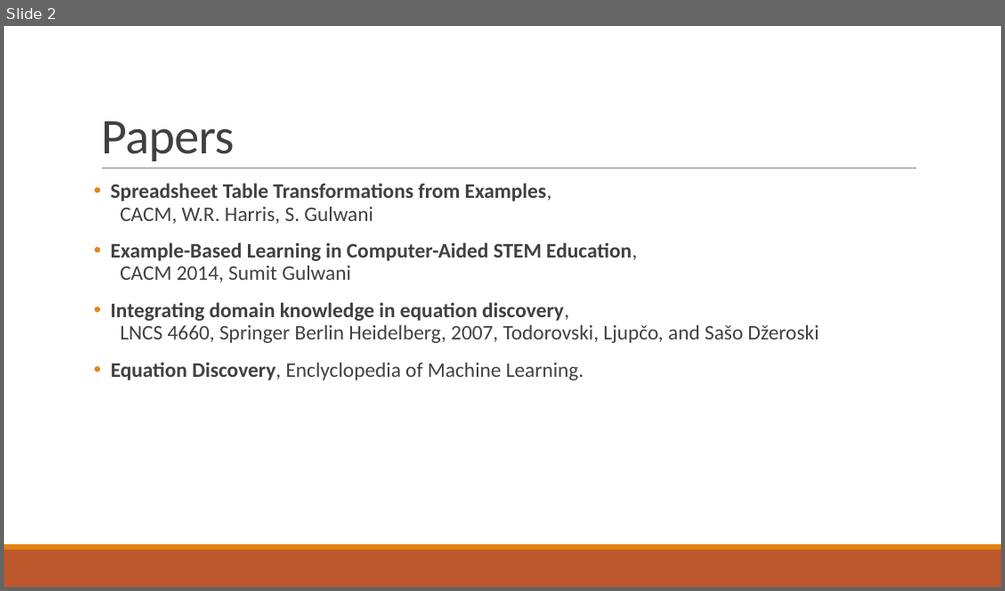
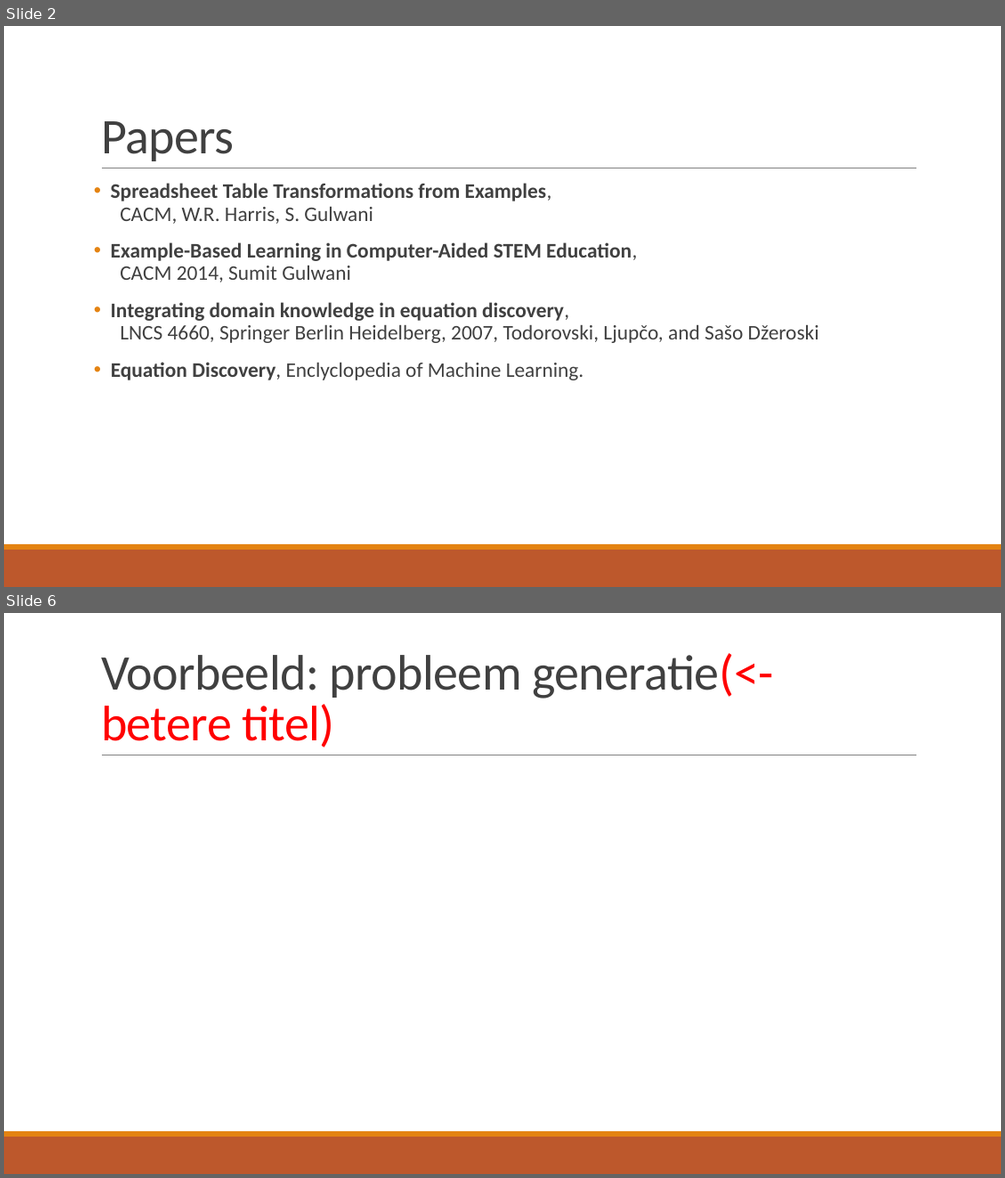
Before and after one commit to TomDeGroote/Bachelorproef, a slide deck: Opdracht 2/Literatuurstudie.pptx. Shown one above the other, each under a label of ours: slide 2 before the commit, slides 2 and 6 after it; the slides between them are not shown. The pictures are 1005x591 and 1005x1178 pixels, drawn with LibreOffice and Linux fonts; fonts in the diff are those of the drawing. Boxes give left, top, right and bottom in pixels: in the first picture for what was removed or moved away, otherwise in the second. Text is boxed around its words. In the diff, an @@ line names an element or a change of style, - is before the commit and + after.

```diff
--- a/Opdracht 2/Literatuurstudie.pptx
+++ b/Opdracht 2/Literatuurstudie.pptx
@@ slide 6 added at (x1=4, y1=613, x2=1001, y2=1174), background #FFFFFF; not listed: 3 template elements that a slide beside it also shows @@
@@ title added at (x1=101, y1=653, x2=773, y2=747), 48 pt, text #404040 @@
+Voorbeeld: probleem generatie(<- betere titel)
```
Also in this commit, not shown: 1 slide changed, 23 other slides added.
